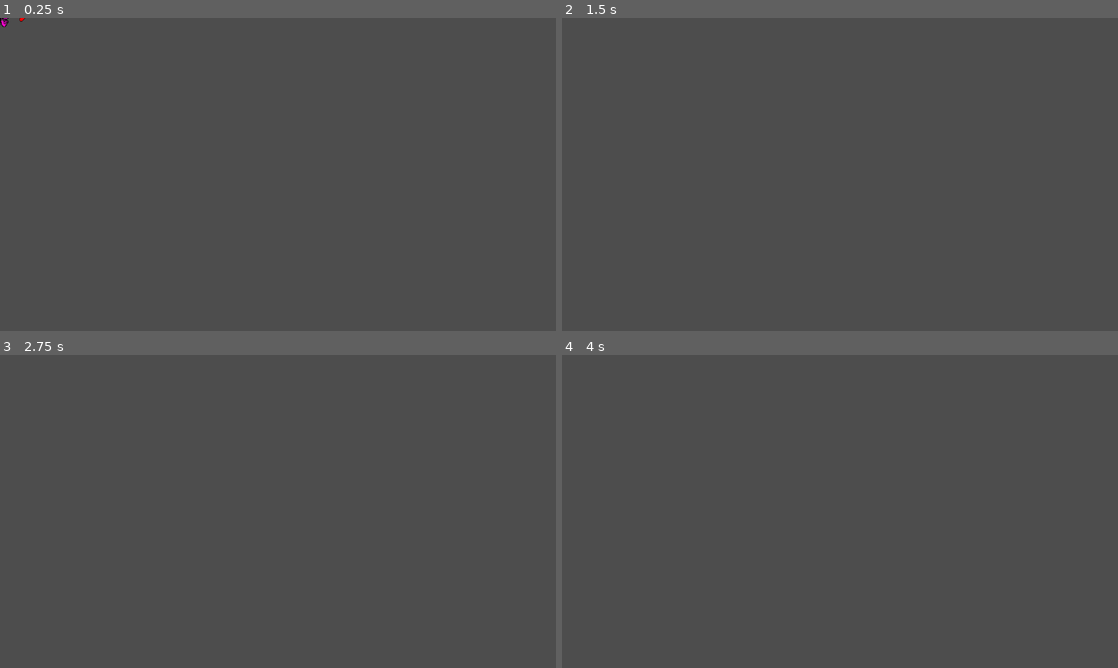
Above: before the commit, frames 1-4 (two rows, left to right).
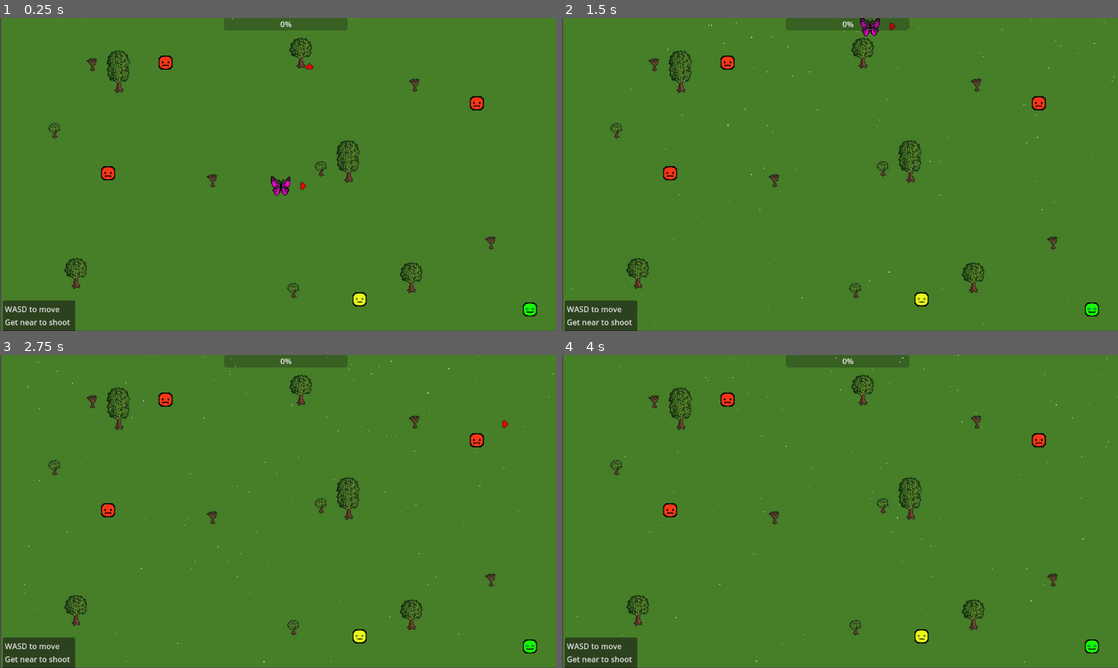
Above: after the commit, the same moments.

Repository: Robertas-Ba/joymakerGame
Game: Godot game, scene res://map.tscn
The game is run twice, just before and just after one commit, with the same random seed, the same clock (stepped at 60 frames per second) and the same inputs. Before the commit the project starts from res://joy.tscn.
Inputs:
- Up to frame 1 (0.25 s): no input
- Up to frame 2 (1.5 s): tap Enter at 0.5 s; hold W (move_up) 0.53-1.28 s; tap D (move_rigth) at 0.6, 1.35 s; hold S (move_down) from 1.28 s (still down)
- Up to frame 3 (2.75 s): release S (move_down) at 2.03 s; hold W (move_up) from 2.03 s (still down); tap D (move_rigth) at 2.1 s
- Up to frame 4 (4 s): tap D (move_rigth) at 2.85, 3.6 s; tap Space at 3.5 s; release W (move_up) at 3.53 s; hold A (move_left) from 3.53 s (still down)

The runs differ from the first frame. In frame 1, 100% of the frame differs, in the area x 0-100%, y 0-100%; in frame 2, 100%; in frame 3, 100%; in frame 4, 100%.

Commit message:
weapon shooting point fix

Diff:
--- a/bullet.tscn
+++ b/bullet.tscn
@@ -17,6 +17,7 @@
 
 [node name="Heart" type="Sprite2D" parent="."]
 position = Vector2(1.525, 3.57)
+rotation = -1.5708
 texture = ExtResource("1_v7oki")
 
 [connection signal="body_entered" from="." to="." method="_on_body_entered"]
--- a/pewpew.gd
+++ b/pewpew.gd
@@ -12,8 +12,8 @@
 	const  bullet = preload("res://bullet.tscn")
 	var new_bullet = bullet.instantiate()
 	new_bullet.global_position = $WeaponPiv/Heart/ShootingP.global_position
-	new_bullet.global_rotation = $WeaponPiv/Heart/ShootingP.global_rotation
-	$WeaponPiv/Heart/ShootingP.add_child(new_bullet)
+	new_bullet.global_rotation = $WeaponPiv/Heart/ShootingP.global_rotation + (PI *.5)
+	$"../../".add_child(new_bullet)
 
 
 func _on_timer_timeout():
--- a/project.godot
+++ b/project.godot
@@ -11,7 +11,7 @@
 [application]
 
 config/name="JoyMaker"
-run/main_scene="uid://bwldgxe7nvc6l"
+run/main_scene="uid://dnoqxwxqbuqsg"
 config/features=PackedStringArray("4.4", "Forward Plus")
 config/icon="res://icon.svg"
 
